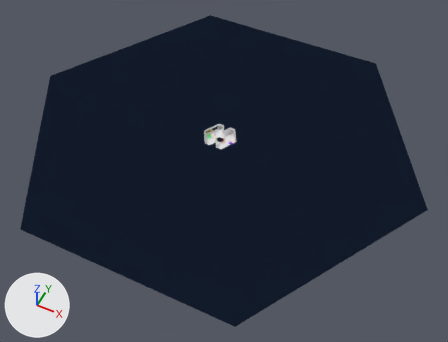
One commit to the Blender file Blends/Lobby.blend: the scene before it, then after it.
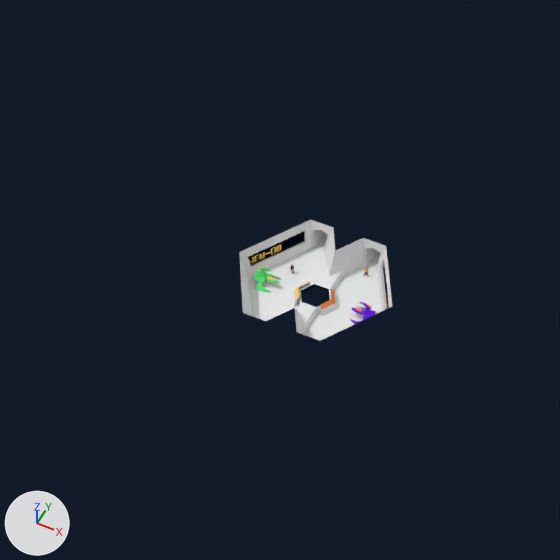
Each version appears first whole from a 50 mm lens placed at (71.8, -140.4, 159.9), pointed at (4.8, -6.5, -7.5), and next in a close-up on the part from 34% to 61% of the width and 22% to 57% of the height. The lights are fixed; the arrows at lower left show +X, +Y and +Z.

The first close-up shows 'Chamber'.
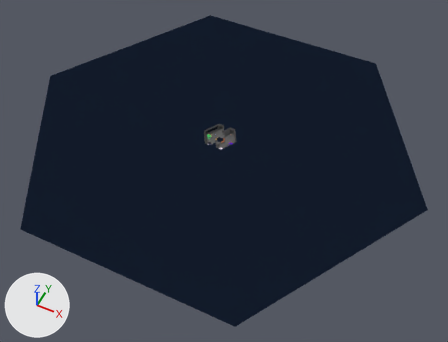
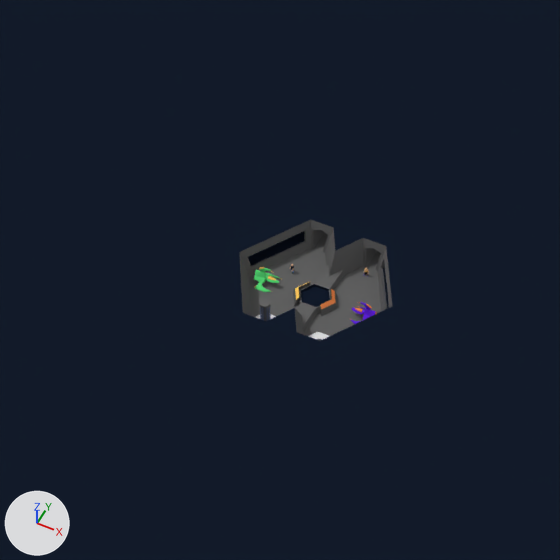
The newer file adds a shape key; the second version is drawn at full value of the shape key 'Extend' of 'SplatterPillar', and the change is written as the vertex moves it makes.

What differs and where, as boxes [x1, y1, x2, y2] in the close-ups (560 x 560 px):
'Chamber', recoloured (white to grey)
    both: [236, 217, 396, 344]
'SplatterPillar', added
    after: [259, 298, 271, 321]
    faces in mat_marble (its picture is missing): [259, 298, 270, 321]

Patch to the scene script:
```diff
--- a/Blends/Lobby.blend.py
+++ b/Blends/Lobby.blend.py
@@ mat_marble @@
 mat_marble = diffuse_material('Marble')
-mat_marble.base_color = (0.8, 0.8, 0.8)  # white #e7e7e7
+mat_marble.base_color = (0.128, 0.128, 0.128)  # dark grey #646464
@@ mat_metal @@
+mat_metal = diffuse_material('Metal')
+mat_metal.base_color = (0.107, 0.144, 0.296)  # blue #5c6a94
@@ me_splatterpillar @@
+me_splatterpillar.from_pydata(...)  # 342 vertices, 121 faces; spans x -0.41..0.41, y -0.47..0.47, z -0.65..2.3
+me_splatterpillar.polygons.foreach_set('use_smooth', [True] * 121)
+# faces by material slot: [13, 108]
+me_splatterpillar.materials.append(mat_marble)  # its picture is missing
+me_splatterpillar.materials.append(mat_metal)  # blue #5c6a94
@@ ob_splatterpillar @@
+ob_splatterpillar = bpy.data.objects.new('SplatterPillar', me_splatterpillar)
+ob_splatterpillar.location = (-2.26, -3.92, 0.0)
+ob_splatterpillar.rotation_euler = (0.0, 0.0, 0.524)  # degrees (0, 0, 30)
```
